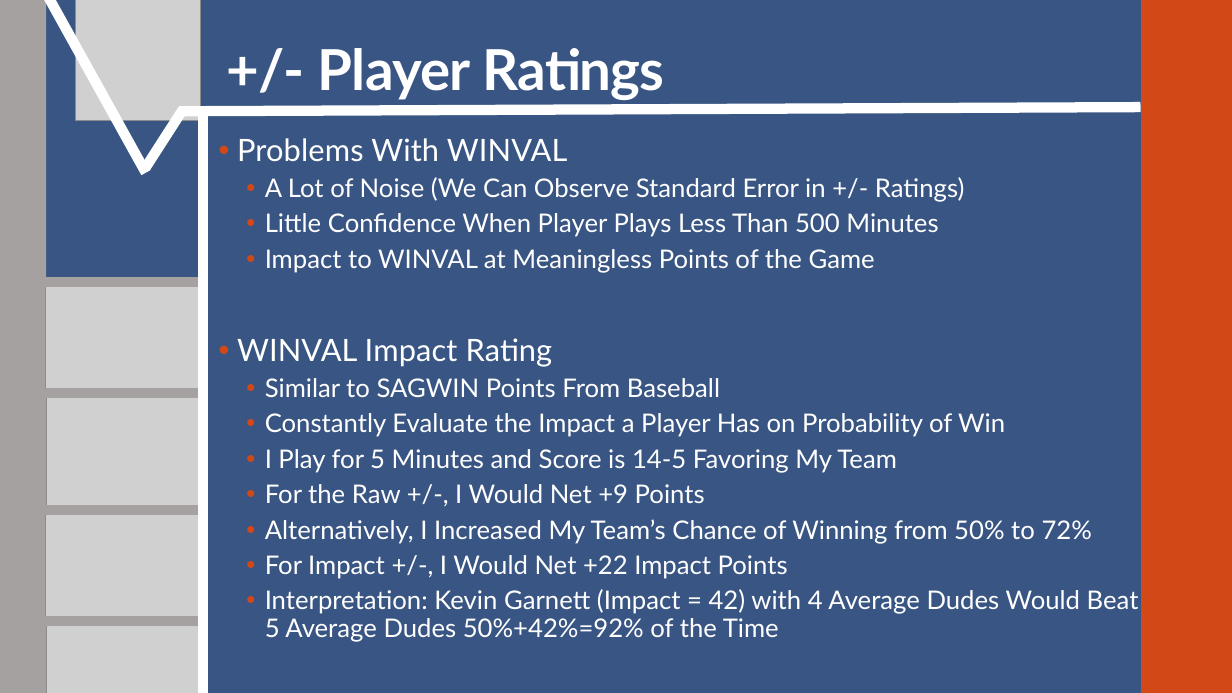
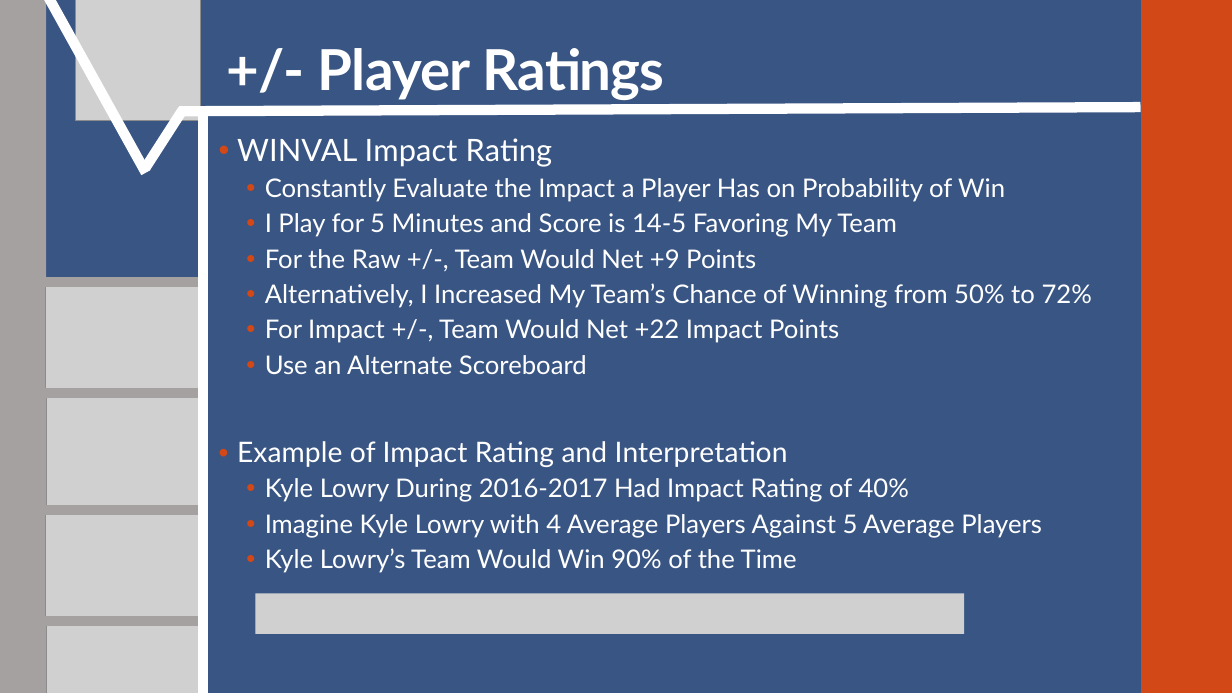
Before and after one commit to SuperMarioGiacomazzo/STOR538_WEBSITE, a slide deck: slide 14 of Slides/Basketball 2/Basketball_2_Lecture.pptx (slide 15 before the commit). Drawn at 1232x693 pixels with LibreOffice and Linux fonts; fonts in the diff are those of the drawing; grey boxes stand for pictures. Boxes give left, top, right and bottom in pixels: in the first picture for what was removed or moved away, otherwise in the second. Text is boxed around its words. In the diff, an @@ line names an element or a change of style, - is before the commit and + after.

```diff
--- a/Slides/Basketball 2/Basketball_2_Lecture.pptx
+++ b/Slides/Basketball 2/Basketball_2_Lecture.pptx
@@ text at bbox=[237, 138, 965, 273]: paragraphs removed @@
-• Problems With WINVAL
-  • A Lot of Noise (We Can Observe Standard Error in +/- Ratings)
-  • Little Confidence When Player Plays Less Than 500 Minutes
-  • Impact to WINVAL at Meaningless Points of the Game
@@ text at bbox=[265, 249, 756, 268]: text changed @@
-  • For the Raw +/-, I Would Net +9 Points
+  • For the Raw +/-, Team Would Net +9 Points
@@ text at bbox=[237, 319, 1042, 573]: text changed @@
-  • For Impact +/-, I Would Net +22 Impact Points
-  • Interpretation: Kevin Garnett (Impact = 42) with 4 Average Dudes Would Beat 5 Average Dudes 50%+42%=92% of the Time
+  • For Impact +/-, Team Would Net +22 Impact Points
+  • Use an Alternate Scoreboard
+• Example of Impact Rating and Interpretation
+  • Kyle Lowry During 2016-2017 Had Impact Rating of 40%
+  • Imagine Kyle Lowry with 4 Average Players Against 5 Average Players
+  • Kyle Lowry’s Team Would Win 90% of the Time
@@ text at bbox=[265, 378, 720, 397]: paragraph removed @@
-  • Similar to SAGWIN Points From Baseball
@@ picture added at bbox=[255, 593, 964, 634] @@
```
Also in this commit, not shown: 2 other slides changed, 1 slide added, 3 slides removed, 6 other files.
